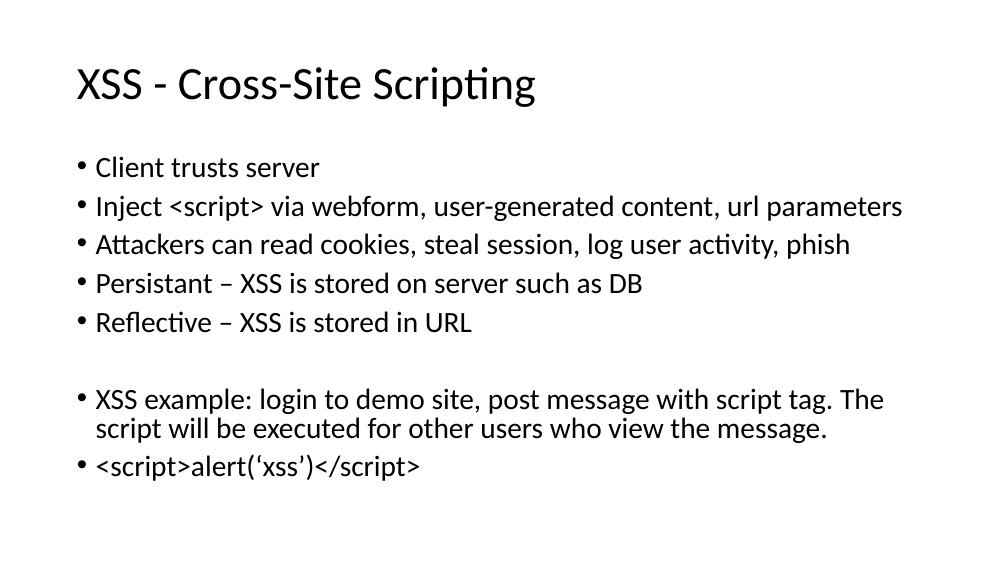
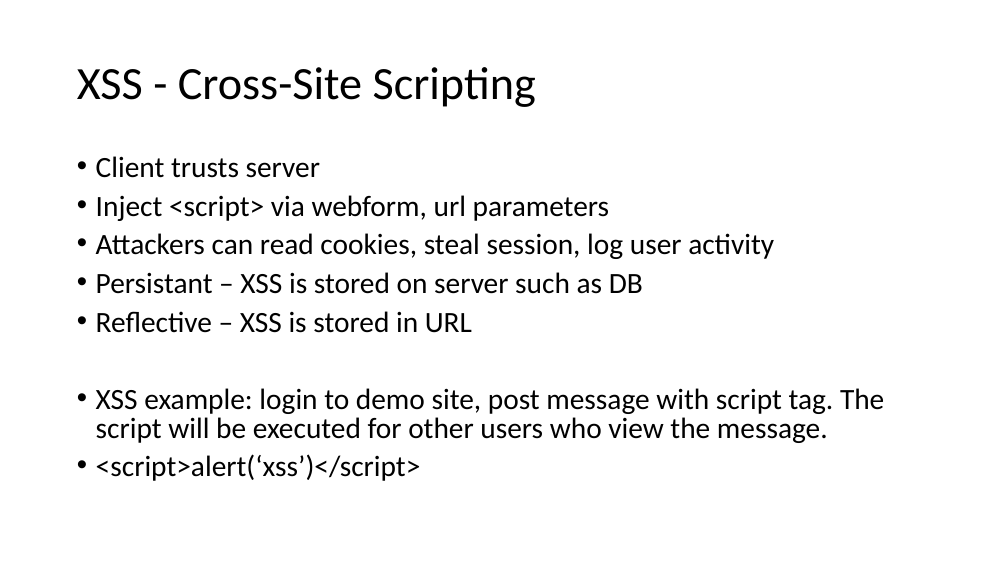
Before and after one commit to koga73/security-test, a slide deck: slide 23 of documents/Ethical_Hacking_101.pptx (slide 22 before the commit). Drawn at 1008x567 pixels with LibreOffice and Linux fonts; fonts in the diff are those of the drawing. Boxes give left, top, right and bottom in pixels: in the first picture for what was removed or moved away, otherwise in the second. Text is boxed around its words. In the diff, an @@ line names an element or a change of style, - is before the commit and + after.

Commit message:
updated presentation

```diff
--- a/documents/Ethical_Hacking_101.pptx
+++ b/documents/Ethical_Hacking_101.pptx
@@ text at (96,195,774,259): text changed @@
-• Inject <script> via webform, user-generated content, url parameters
-• Attackers can read cookies, steal session, log user activity, phish
+• Inject <script> via webform, url parameters
+• Attackers can read cookies, steal session, log user activity
```
Also in this commit, not shown: 3 other slides changed, 10 slides added.
